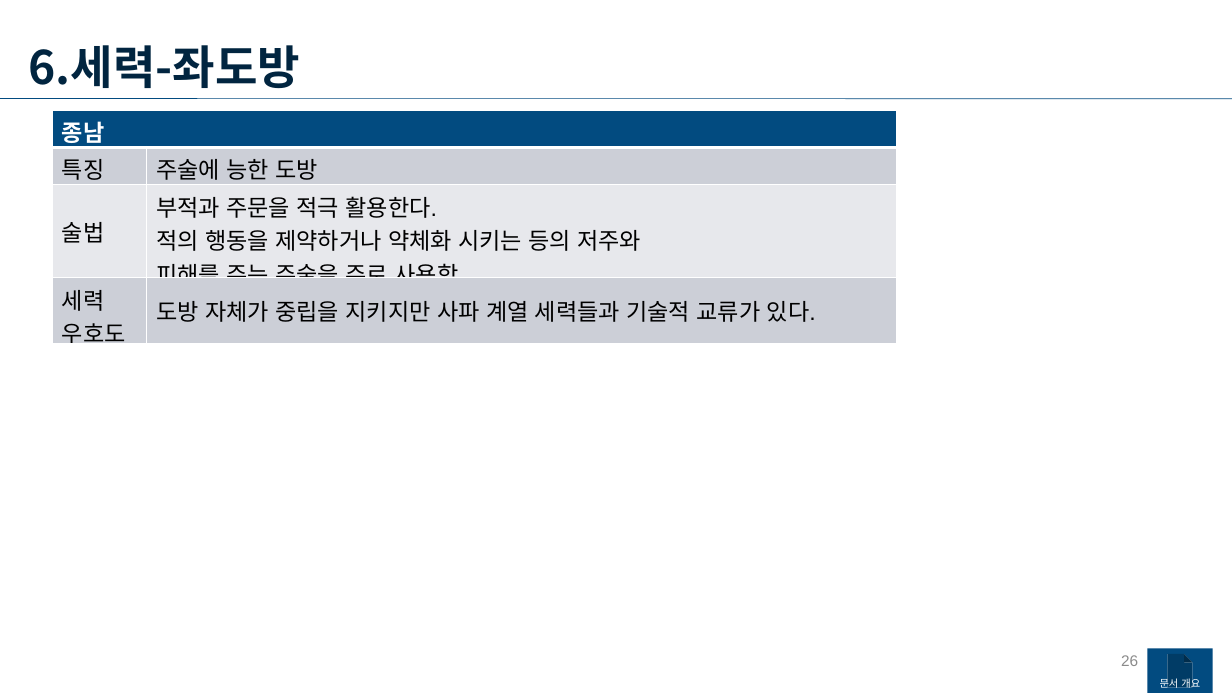
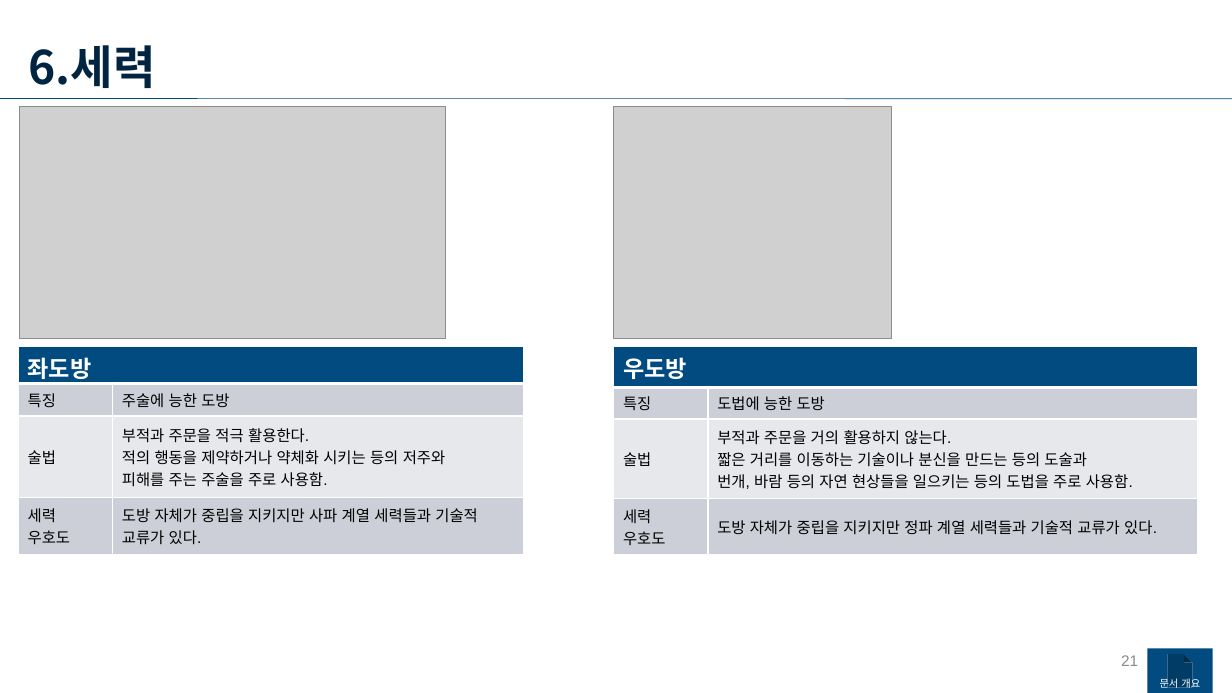
Before and after one commit to yjk0401/unityenginebasic_9th, a slide deck: slide 21 of 기획/메인 기획서.pptx (slide 26 before the commit). Drawn at 1232x693 pixels with LibreOffice and Linux fonts; fonts in the diff are those of the drawing; grey boxes stand for pictures. Boxes give left, top, right and bottom in pixels: in the first picture for what was removed or moved away, otherwise in the second. Text is boxed around its words. In the diff, an @@ line names an element or a change of style, - is before the commit and + after.

```diff
--- a/기획/메인 기획서.pptx
+++ b/기획/메인 기획서.pptx
@@ text at [29,45,156,88]: text changed @@
-6.세력-좌도방
+6.세력
@@ picture added at [19,106,446,339] @@
@@ picture added at [614,106,891,339] @@
@@ table at [18,347,523,555] @@
-row 1, column 1: 종남
+row 1, column 1: 좌도방
-row 4, column 2: 도방 자체가 중립을 지키지만 사파 계열 세력들과 기술적 교류가 있다.
+row 4, column 2: 도방 자체가 중립을 지키지만 사파 계열 세력들과 기술적 / 교류가 있다.
@@ size 18 to 12 pt in "특징", "주술에 능한 도방", "술법", "부적과 주문을 적극 활용한다." and 4 more places @@
@@ table: place and size @@
-table at [53,110,897,352]
+table at [18,347,523,555]
@@ table added at [614,347,1197,555], 4 rows, 2 columns @@
+우도방 | 
+특징 | 도법에 능한 도방
+술법 | 부적과 주문을 거의 활용하지 않는다. / 짧은 거리를 이동하는 기술이나 분신을 만드는 등의 도술과 / 번개, 바람 등의 자연 현상들을 일으키는 등의 도법을 주로 사용함.
+세력 / 우호도 | 도방 자체가 중립을 지키지만 정파 계열 세력들과 기술적 교류가 있다.
@@ page number at [1121,655,1138,666]: text changed @@
-26
+21
```
Also in this commit, not shown: 11 other slides changed, 3 slides added, 6 slides removed, 14 other files.
